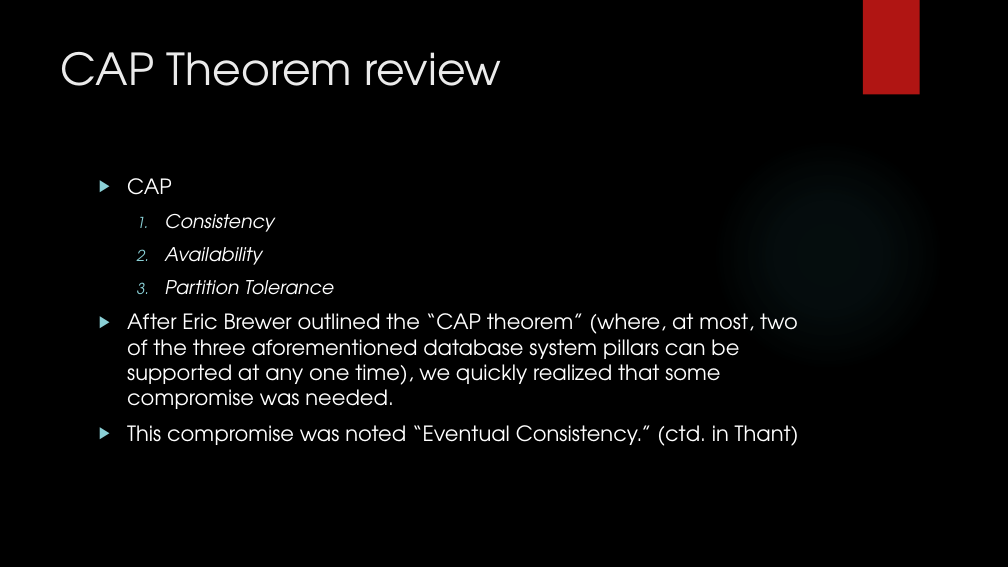
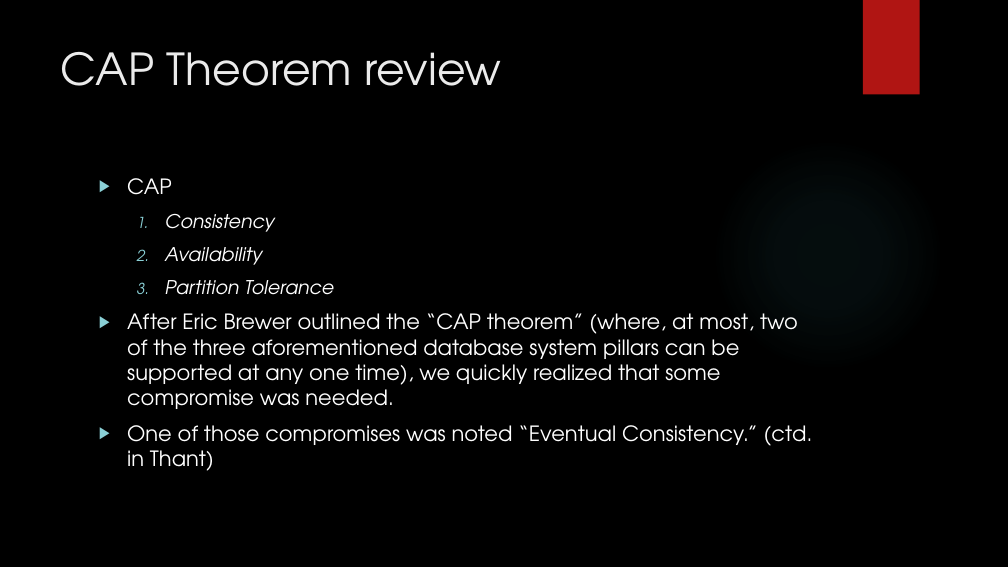
Before and after one commit to MaxWOU/cs364pptx, a slide deck: slide 2 of group6slidshow.pptx. Drawn at 1008x567 pixels with LibreOffice and Linux fonts; fonts in the diff are those of the drawing; background and template pictures are left out. Boxes give left, top, right and bottom in pixels: in the first picture for what was removed or moved away, otherwise in the second. Text is boxed around its words. In the diff, an @@ line names an element or a change of style, - is before the commit and + after.

```diff
--- a/group6slidshow.pptx
+++ b/group6slidshow.pptx
@@ text at (127, 425, 813, 471): text changed @@
-▶ This compromise was noted “Eventual Consistency.” (ctd. in Thant)
+▶ One of those compromises was noted “Eventual Consistency.” (ctd. in Thant)
```
